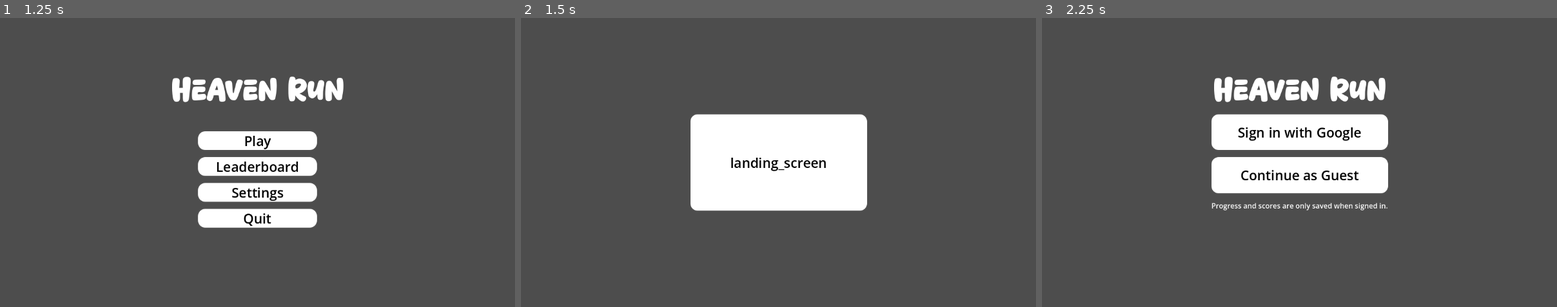
Above: before the commit, frames 1-3 (left to right).
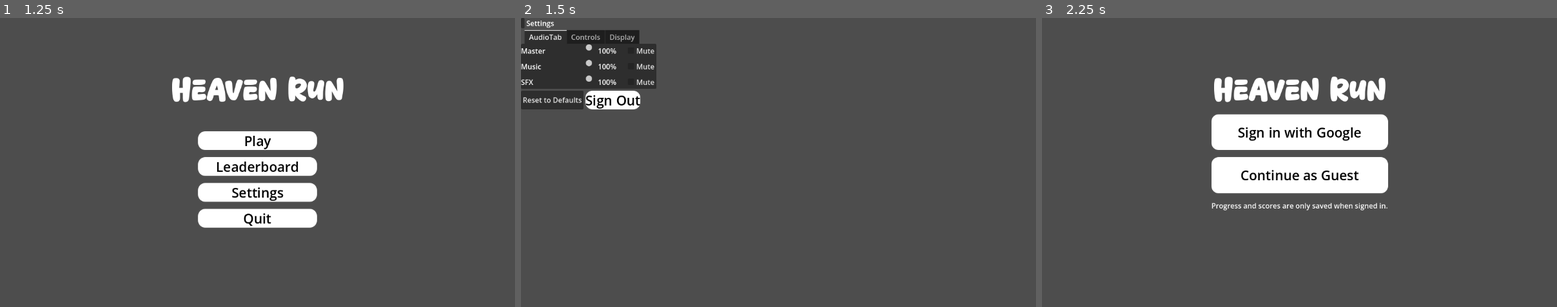
Above: after the commit, the same moments.

Repository: jpvds1/DDJD
Game: Godot game, scene res://scenes/game_controller.tscn
Same seed, same stepped clock (60 frames per second), same inputs: the game is played once before the commit and once after it. The engine's default icon, where the game draws it, is replaced by a stand-in: a white triangle on a blue panel in a dark square.
Inputs:
- Up to frame 1 (1.25 s): click "Continue as Guest" at 0.5 s
- Up to frame 2 (1.5 s): click "Settings" at 1.25 s
- Up to frame 3 (2.25 s): click "landing_screen" (after the commit: "Sign Out") at 2 s

Frame 1 is identical in both runs. In frame 2, 18% of the frame differs, in the area x 0-68%, y 0-67%; in frame 3, nothing differs.

Commit message:
feat: settings ui connected

Diff:
--- a/platformer-game/project.godot
+++ b/platformer-game/project.godot
@@ -20,6 +20,7 @@
 Global="*res://scripts/global.gd"
 Supabase="*uid://by5lp1o4v53wu"
 GlobalInventory="*uid://bloeu58e4066e"
+SettingsManager="*uid://ia3y66hdtkrl"
 
 [global_group]
 
--- a/platformer-game/scenes/ui/settings_menu.tscn
+++ b/platformer-game/scenes/ui/settings_menu.tscn
@@ -60,23 +60,155 @@
 grow_vertical = 2
 script = ExtResource("1_qwcqe")
 
-[node name="VBoxContainer2" type="VBoxContainer" parent="." unique_id=454190436]
-layout_mode = 1
-anchors_preset = 8
-anchor_left = 0.5
-anchor_top = 0.5
-anchor_right = 0.5
-anchor_bottom = 0.5
-offset_left = -197.5
-offset_top = -108.0
-offset_right = 197.5
-offset_bottom = 108.0
-grow_horizontal = 2
-grow_vertical = 2
-size_flags_vertical = 0
-theme_override_constants/separation = 16
-
-[node name="SignOut" type="Button" parent="VBoxContainer2" unique_id=1298528304]
+[node name="MarginContainer" type="MarginContainer" parent="." unique_id=293217242]
+layout_mode = 0
+offset_right = 40.0
+offset_bottom = 40.0
+
+[node name="VBoxContainer" type="VBoxContainer" parent="MarginContainer" unique_id=1113028551]
+layout_mode = 2
+
+[node name="HBoxContainer2" type="HBoxContainer" parent="MarginContainer/VBoxContainer" unique_id=770990333]
+layout_mode = 2
+
+[node name="BackButton" type="Button" parent="MarginContainer/VBoxContainer/HBoxContainer2" unique_id=569803408]
+unique_name_in_owner = true
+layout_mode = 2
+
+[node name="Settings" type="Label" parent="MarginContainer/VBoxContainer/HBoxContainer2" unique_id=262991620]
+layout_mode = 2
+text = "Settings"
+
+[node name="TabContainer" type="TabContainer" parent="MarginContainer/VBoxContainer" unique_id=1557198187]
+layout_mode = 2
+current_tab = 0
+
+[node name="AudioTab" type="VBoxContainer" parent="MarginContainer/VBoxContainer/TabContainer" unique_id=1852211590]
+unique_name_in_owner = true
+layout_mode = 2
+metadata/_tab_index = 0
+
+[node name="Controls" type="VBoxContainer" parent="MarginContainer/VBoxContainer/TabContainer" unique_id=74041426]
+visible = false
+layout_mode = 2
+metadata/_tab_index = 1
+
+[node name="HBoxContainer" type="HBoxContainer" parent="MarginContainer/VBoxContainer/TabContainer/Controls" unique_id=571437183]
+layout_mode = 2
+
+[node name="MouseSensitivity" type="Label" parent="MarginContainer/VBoxContainer/TabContainer/Controls/HBoxContainer" unique_id=1904131763]
+layout_mode = 2
+text = "Mouse Sensitivity"
+
+[node name="SensitivitySlider" type="HSlider" parent="MarginContainer/VBoxContainer/TabContainer/Controls/HBoxContainer" unique_id=207441241]
+unique_name_in_owner = true
+layout_mode = 2
+
+[node name="SensitivityValueLabel" type="Label" parent="MarginContainer/VBoxContainer/TabContainer/Controls/HBoxContainer" unique_id=150270990]
+unique_name_in_owner = true
+layout_mode = 2
+text = "1.00x"
+
+[node name="InvertMouseCheckBox" type="CheckBox" parent="MarginContainer/VBoxContainer/TabContainer/Controls" unique_id=768818513]
+unique_name_in_owner = true
+layout_mode = 2
+text = "Invert Mouse Y"
+
+[node name="HSeparator" type="HSeparator" parent="MarginContainer/VBoxContainer/TabContainer/Controls" unique_id=20386148]
+layout_mode = 2
+
+[node name="KeyBindings" type="Label" parent="MarginContainer/VBoxContainer/TabContainer/Controls" unique_id=1885514837]
+layout_mode = 2
+text = "Key Bindings"
+
+[node name="ScrollContainer" type="ScrollContainer" parent="MarginContainer/VBoxContainer/TabContainer/Controls" unique_id=837788505]
+layout_mode = 2
+
+[node name="ActionList" type="VBoxContainer" parent="MarginContainer/VBoxContainer/TabContainer/Controls/ScrollContainer" unique_id=594830350]
+unique_name_in_owner = true
+layout_mode = 2
+
+[node name="Display" type="VBoxContainer" parent="MarginContainer/VBoxContainer/TabContainer" unique_id=361902457]
+visible = false
+layout_mode = 2
+metadata/_tab_index = 2
+
+[node name="HBoxContainer" type="HBoxContainer" parent="MarginContainer/VBoxContainer/TabContainer/Display" unique_id=1464869976]
+layout_mode = 2
+
+[node name="Fullscreen" type="Label" parent="MarginContainer/VBoxContainer/TabContainer/Display/HBoxContainer" unique_id=652371655]
+layout_mode = 2
+text = "Fullscreen"
+
+[node name="FullscreenCheckBox" type="CheckBox" parent="MarginContainer/VBoxContainer/TabContainer/Display/HBoxContainer" unique_id=1693380756]
+unique_name_in_owner = true
+layout_mode = 2
+
+[node name="HBoxContainer2" type="HBoxContainer" parent="MarginContainer/VBoxContainer/TabContainer/Display" unique_id=283897119]
+layout_mode = 2
+
+[node name="Resolution" type="Label" parent="MarginContainer/VBoxContainer/TabContainer/Display/HBoxContainer2" unique_id=1036933393]
+layout_mode = 2
+text = "Resolution"
+
+[node name="ResolutionOption" type="OptionButton" parent="MarginContainer/VBoxContainer/TabContainer/Display/HBoxContainer2" unique_id=801955179]
+unique_name_in_owner = true
+layout_mode = 2
+
+[node name="HBoxContainer3" type="HBoxContainer" parent="MarginContainer/VBoxContainer/TabContainer/Display" unique_id=24862637]
+layout_mode = 2
+
+[node name="VSync" type="Label" parent="MarginContainer/VBoxContainer/TabContainer/Display/HBoxContainer3" unique_id=810712236]
+layout_mode = 2
+text = "VSync"
+
+[node name="VSyncCheckBox" type="CheckBox" parent="MarginContainer/VBoxContainer/TabContainer/Display/HBoxContainer3" unique_id=2063595035]
+unique_name_in_owner = true
+layout_mode = 2
+
+[node name="HBoxContainer4" type="HBoxContainer" parent="MarginContainer/VBoxContainer/TabContainer/Display" unique_id=1406176436]
+layout_mode = 2
+
+[node name="Anti-Aliasing" type="Label" parent="MarginContainer/VBoxContainer/TabContainer/Display/HBoxContainer4" unique_id=574644200]
+layout_mode = 2
+text = "Anti-Aliasing"
+
+[node name="AAOption" type="OptionButton" parent="MarginContainer/VBoxContainer/TabContainer/Display/HBoxContainer4" unique_id=648280071]
+unique_name_in_owner = true
+layout_mode = 2
+
+[node name="HBoxContainer5" type="HBoxContainer" parent="MarginContainer/VBoxContainer/TabContainer/Display" unique_id=364984635]
+layout_mode = 2
+
+[node name="FrameRateCap" type="Label" parent="MarginContainer/VBoxContainer/TabContainer/Display/HBoxContainer5" unique_id=1680164373]
+layout_mode = 2
+text = "Frame Rate Cap"
+
+[node name="FPSCAPOption" type="OptionButton" parent="MarginContainer/VBoxContainer/TabContainer/Display/HBoxContainer5" unique_id=1388201266]
+unique_name_in_owner = true
+layout_mode = 2
+
+[node name="HBoxContainer6" type="HBoxContainer" parent="MarginContainer/VBoxContainer/TabContainer/Display" unique_id=1432764614]
+layout_mode = 2
+
+[node name="Pixelization" type="Label" parent="MarginContainer/VBoxContainer/TabContainer/Display/HBoxContainer6" unique_id=954142383]
+layout_mode = 2
+text = "Pixelization"
+
+[node name="PixelizationCheckBox" type="CheckBox" parent="MarginContainer/VBoxContainer/TabContainer/Display/HBoxContainer6" unique_id=917485877]
+unique_name_in_owner = true
+layout_mode = 2
+
+[node name="HBoxContainer" type="HBoxContainer" parent="MarginContainer/VBoxContainer" unique_id=1685711434]
+layout_mode = 2
+
+[node name="ResetDefaultsButton" type="Button" parent="MarginContainer/VBoxContainer/HBoxContainer" unique_id=799543258]
+unique_name_in_owner = true
+layout_mode = 2
+text = "Reset to Defaults"
+
+[node name="SignOut" type="Button" parent="MarginContainer/VBoxContainer/HBoxContainer" unique_id=1298528304]
+unique_name_in_owner = true
 layout_mode = 2
 size_flags_vertical = 3
 theme_override_colors/font_color = Color(0, 0, 0, 1)
@@ -91,5 +223,17 @@
 text = "Sign Out"
 script = SubResource("GDScript_mhswj")
 
-[connection signal="pressed" from="VBoxContainer2/SignOut" to="." method="_on_sign_out_pressed"]
-[connection signal="pressed" from="VBoxContainer2/SignOut" to="VBoxContainer2/SignOut" method="_on_pressed"]
+[node name="RebindPopup" type="PopupPanel" parent="." unique_id=29217550]
+unique_name_in_owner = true
+
+[node name="MarginContainer" type="MarginContainer" parent="RebindPopup" unique_id=1193156257]
+offset_right = 40.0
+offset_bottom = 40.0
+
+[node name="RebindPopupLabel" type="Label" parent="RebindPopup/MarginContainer" unique_id=1943462279]
+unique_name_in_owner = true
+layout_mode = 2
+text = "Press any key..."
+
+[connection signal="pressed" from="MarginContainer/VBoxContainer/HBoxContainer/SignOut" to="." method="_on_sign_out_pressed"]
+[connection signal="pressed" from="MarginContainer/VBoxContainer/HBoxContainer/SignOut" to="MarginContainer/VBoxContainer/HBoxContainer/SignOut" method="_on_pressed"]
--- a/platformer-game/scripts/ui/settings_menu.gd
+++ b/platformer-game/scripts/ui/settings_menu.gd
@@ -1,16 +1,277 @@
 extends Control
 
-@onready var sign_out: Button = $VBoxContainer2/SignOut
-
-# Called when the node enters the scene tree for the first time.
+@onready var back_button: Button = %BackButton
+
+@onready var sign_out_button: Button = %SignOut
+@onready var reset_defaults_button: Button = %ResetDefaultsButton
+
+@onready var audio_tab: VBoxContainer = %AudioTab
+
+@onready var sensitivity_slider: HSlider = %SensitivitySlider
+@onready var sensitivity_value_label: Label = %SensitivityValueLabel
+@onready var invert_mouse_checkbox: CheckBox = %InvertMouseCheckBox
+@onready var controls_action_list: VBoxContainer = %ActionList
+
+@onready var fullscreen_checkbox: CheckBox = %FullscreenCheckBox
+@onready var resolution_option: OptionButton = %ResolutionOption
+@onready var vsync_checkbox: CheckBox = %VSyncCheckBox
+@onready var aa_option: OptionButton = %AAOption
+@onready var fps_cap_option: OptionButton = %FPSCAPOption
+@onready var pixelization_checkbox: CheckBox = %PixelizationCheckBox
+
+@onready var rebind_popup: PopupPanel = %RebindPopup
+@onready var rebind_popup_label: Label = %RebindPopulLabel
+
+var _rebinding_action: String = ""
+var _action_buttons: Dictionary = {}
+
 func _ready() -> void:
-	if !Supabase.is_logged_in():
-		sign_out.text = "landing_screen"
-
-# Called every frame. 'delta' is the elapsed time since the previous frame.
-func _process(delta: float) -> void:
-	pass
-
+	back_button.pressed.connect(_on_back_button_pressed)
+	sign_out_button.pressed.connect(_on_sign_out_pressed)
+	reset_defaults_button.pressed.connect(_on_reset_defaults_pressed)
+
+	_build_audio_tab()
+	_build_controls_tab()
+	_setup_display_tab()
+
+	rebind_popup.hide()
+
+# ============================================================
+# AUDIO TAB
+# ============================================================
+
+func _build_audio_tab():
+	for child in audio_tab.get_children():
+		child.queue_free()
+
+	for bus_name in SettingsManager.AUDIO_BUSES:
+		var row := HBoxContainer.new()
+		row.add_theme_constant_override("separation", 12)
+
+		var label := Label.new()
+		label.text = bus_name
+		label.custom_minimum_size.x = 140
+		row.add_child(label)
+
+		var slider := HSlider.new()
+		slider.min_value = 0.0
+		slider.max_value = 1.0
+		slider.step = 0.01
+		slider.value = SettingsManager.audio_volumes.get(bus_name, 1.0)
+		slider.size_flags_horizontal = Control.SIZE_EXPAND_FILL
+		row.add_child(slider)
+
+		var value_label := Label.new()
+		value_label.custom_minimum_size.x = 50
+		value_label.text = "%d%%" % int(round(slider.value * 100.0))
+		row.add_child(value_label)
+
+		var mute_checkbox := CheckBox.new()
+		mute_checkbox.text = "Mute"
+		mute_checkbox.button_pressed = SettingsManager.audio_muted.get(bus_name, false)
+		row.add_child(mute_checkbox)
+
+		slider.value_changed.connect(func(v: float):
+			value_label.text = "%d%%" % int(round(v * 100.0))
+			SettingsManager.set_bus_volume(bus_name, v)
+		)
+		mute_checkbox.toggled.connect(func(pressed: bool):
+			SettingsManager.set_bus_muted(bus_name, pressed)
+		)
+
+		audio_tab.add_child(row)
+
+# ============================================================
+# CONTROLS TAB
+# ============================================================
+
+func _build_controls_tab() -> void:
+	sensitivity_slider.min_value = 0.1
+	sensitivity_slider.max_value = 3.0
+	sensitivity_slider.step = 0.05
+	sensitivity_slider.value = SettingsManager.mouse_sensitivity
+	sensitivity_value_label.text = "%.2fx" % sensitivity_slider.value
+
+	sensitivity_slider.value_changed.connect(func(v: float):
+		sensitivity_value_label.text = "%.2fx" % v
+		SettingsManager.set_mouse_sensitivity(v)
+	)
+
+	invert_mouse_checkbox.button_pressed = SettingsManager.invert_mouse_y
+	invert_mouse_checkbox.toggled.connect(func(pressed: bool):
+		SettingsManager.set_invert_mouse_y(pressed)
+	)
+
+	_build_action_list()
+
+func _build_action_list() -> void:
+	for child in controls_action_list.get_children():
+		child.queue_free()
+	_action_buttons.clear()
+
+	for action_name in InputMap.get_actions():
+		if action_name.begins_with("ui_"):
+			continue
+		if action_name in SettingsManager.EXCLUDED_ACTIONS:
+			continue
+
+		var row := HBoxContainer.new()
+		row.add_theme_constant_override("separation", 12)
+
+		var label := Label.new()
+		label.text = action_name.capitalize()
+		label.custom_minimum_size.x = 160
+		row.add_child(label)
+
+		var bind_button := Button.new()
+		bind_button.text = _get_binding_text(action_name)
+		bind_button.size_flags_horizontal = Control.SIZE_EXPAND_FILL
+		bind_button.pressed.connect(_on_rebind_pressed.bind(action_name))
+		row.add_child(bind_button)
+
+		var reset_button := Button.new()
+		reset_button.text = "Reset"
+		reset_button.pressed.connect(func():
+			SettingsManager.reset_action_to_default(action_name)
+			bind_button.text = _get_binding_text(action_name)
+		)
+		row.add_child(reset_button)
+
+		_action_buttons[action_name] = bind_button
+		controls_action_list.add_child(row)
+
+func _get_binding_text(action_name: String) -> String:
+	var events := InputMap.action_get_events(action_name)
+	if events.is_empty():
+		return "Unbound"
+	var event := events[0]
+	if event is InputEventKey:
+		var keycode: int = event.physical_keycode if event.physical_keycode != 0 else event.keycode
+		return OS.get_keycode_string(keycode)
+	elif event is InputEventMouseButton:
+		return "Mouse " + str(event.button_index)
+	elif event is InputEventJoypadButton:
+		return "Joy " + str(event.button_index)
+	return event.as_text()
+
+
+func _on_rebind_pressed(action_name: String) -> void:
+	_rebinding_action = action_name
+	rebind_popup_label.text = "Press any key for \"%s\"\n(Esc to cancel)" % action_name.capitalize()
+	rebind_popup.popup_centered()
+
+func _input(event: InputEvent) -> void:
+	if _rebinding_action == "":
+		if event is InputEventKey and event.physical_keycode == KEY_ESCAPE and event.pressed:
+			Global.game_controller.change_GUI_scene("res://scenes/ui/main_menu.tscn")
+		return
+
+	if event is InputEventKey and event.pressed and not event.echo:
+		get_viewport().set_input_as_handled()
+		if event.physical_keycode == KEY_ESCAPE:
+			_cancel_rebind()
+			return
+		SettingsManager.rebind_action(_rebinding_action, event)
+		_finish_rebind()
+	elif event is InputEventMouseButton and event.pressed:
+		get_viewport().set_input_as_handled()
+		SettingsManager.rebind_action(_rebinding_action, event)
+		_finish_rebind()
+	elif event is InputEventJoypadButton and event.pressed:
+		get_viewport().set_input_as_handled()
+		SettingsManager.rebind_action(_rebinding_action, event)
+		_finish_rebind()
+
+
+func _finish_rebind() -> void:
+	var button: Button = _action_buttons.get(_rebinding_action)
+	if button:
+		button.text = _get_binding_text(_rebinding_action)
+	_cancel_rebind()
+
+
+func _cancel_rebind() -> void:
+	_rebinding_action = ""
+	rebind_popup.hide()
+
+# ============================================================
+# DISPLAY TAB
+# ============================================================
+
+func _setup_display_tab() -> void:
+	fullscreen_checkbox.button_pressed = SettingsManager.fullscreen
+	fullscreen_checkbox.toggled.connect(func(pressed: bool):
+		SettingsManager.set_fullscreen(pressed)
+		resolution_option.disabled = pressed
+	)
+	resolution_option.disabled = SettingsManager.fullscreen
+
+	resolution_option.clear()
+	for res in SettingsManager.RESOLUTIONS:
+		resolution_option.add_item("%dx%d" % [res.x, res.y])
+	resolution_option.select(SettingsManager.resolution_index)
+	resolution_option.item_selected.connect(func(index: int):
+		SettingsManager.set_resolution_index(index)
+	)
+
+	vsync_checkbox.button_pressed = SettingsManager.vsync
+	vsync_checkbox.toggled.connect(func(pressed: bool):
+		SettingsManager.set_vsync(pressed)
+	)
+
+	aa_option.clear()
+	aa_option.add_item("Off")
+	aa_option.add_item("FXAA")
+	aa_option.add_item("MSAA 2x")
+	aa_option.add_item("MSAA 4x")
+	aa_option.add_item("MSAA 8x")
+	aa_option.select(SettingsManager.aa_mode)
+	aa_option.item_selected.connect(func(index: int):
+		SettingsManager.set_aa_mode(index)
+	)
+
+	fps_cap_option.clear()
+	for fps in SettingsManager.FPS_CAPS:
+		fps_cap_option.add_item("Unlimited" if fps == 0 else str(fps))
+	fps_cap_option.select(SettingsManager.fps_cap_index)
+	fps_cap_option.item_selected.connect(func(index: int):
+		SettingsManager.set_fps_cap_index(index)
+	)
+
+	pixelization_checkbox.button_pressed = SettingsManager.pixelization_enabled
+	pixelization_checkbox.toggled.connect(func(pressed: bool):
+		SettingsManager.set_pixelization(pressed)
+	)
+
+
+func _refresh_controls_tab() -> void:
+	sensitivity_slider.value = SettingsManager.mouse_sensitivity
+	invert_mouse_checkbox.button_pressed = SettingsManager.invert_mouse_y
+	for action_name in _action_buttons.keys():
+		_action_buttons[action_name].text = _get_binding_text(action_name)
+
+
+func _refresh_display_tab() -> void:
+	fullscreen_checkbox.button_pressed = SettingsManager.fullscreen
+	resolution_option.select(SettingsManager.resolution_index)
+	resolution_option.disabled = SettingsManager.fullscreen
+	vsync_checkbox.button_pressed = SettingsManager.vsync
+	aa_option.select(SettingsManager.aa_mode)
+	fps_cap_option.select(SettingsManager.fps_cap_index)
+	pixelization_checkbox.button_pressed = SettingsManager.pixelization_enabled
+
+# ============================================================
+# OTHER
+# ============================================================
+
+func _on_back_button_pressed() -> void:
+	Global.game_controller.change_GUI_scene("res://scenes/ui/main_menu.tscn")
+
+func _on_reset_defaults_pressed() -> void:
+	SettingsManager.reset_to_defaults()
+	_build_audio_tab()
+	_refresh_controls_tab()
+	_refresh_display_tab()
 
 
 func _on_sign_out_pressed() -> void:
Renamed: platformer-game/scripts/systems/settings_manager.gd -> platformer-game/scripts/settings_manager.gd
Renamed: platformer-game/scripts/systems/settings_manager.gd.uid -> platformer-game/scripts/settings_manager.gd.uid
